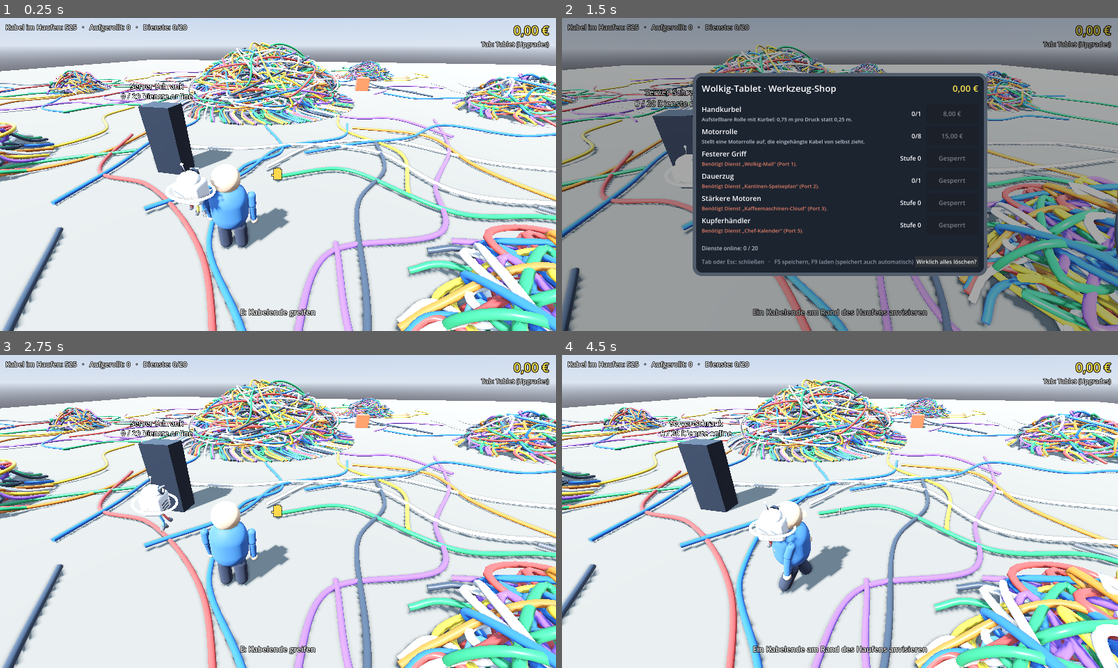
Above: before the commit, frames 1-4 (two rows, left to right).
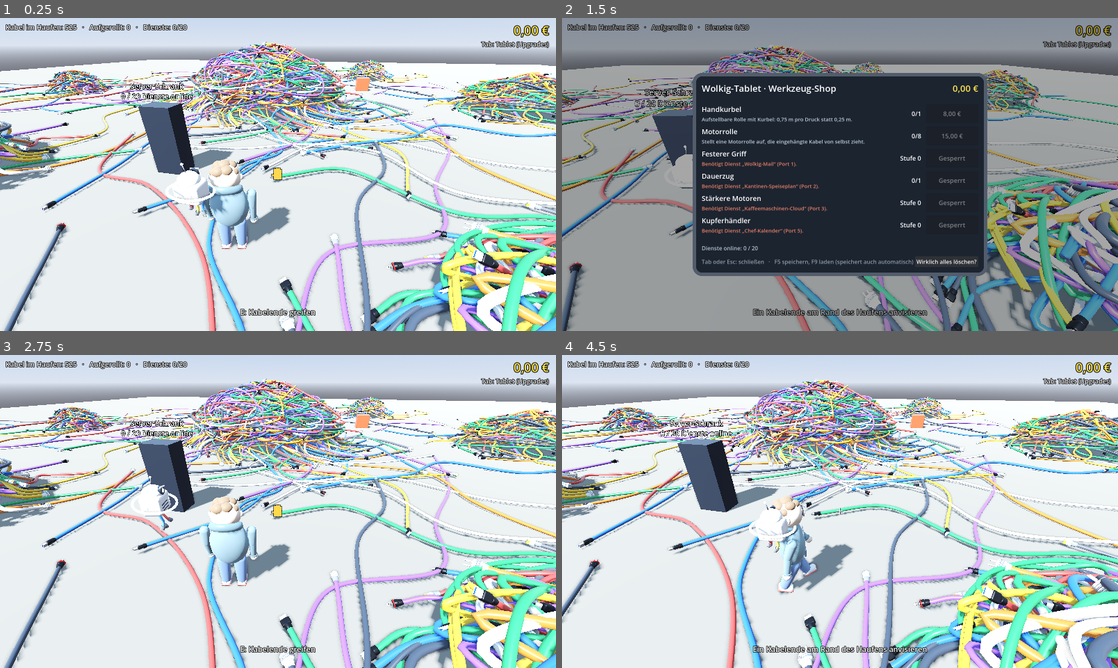
Above: after the commit, the same moments.

Repository: Julszify/Wire-We-Here
Game: Godot game, scene res://scenes/world.tscn
The game is run twice, just before and just after one commit, with the same random seed, the same clock (stepped at 60 frames per second) and the same inputs.
Inputs (mouse positions are in pixels of both pictures, inside the frame that each line leads up to):
- Up to frame 1 (0.25 s): no input
- Up to frame 2 (1.5 s): tap Enter at 0.5 s; move the mouse to (867, 174) at 0.52 s; hold W (move_forward) 0.53-1.25 s; hold Tab (tablet) 0.53-1.25 s; click "Neues Spiel" at 1.25 s
- Up to frame 3 (2.75 s): click "Wirklich alles löschen?" at 2 s
- Up to frame 4 (4.5 s): move the mouse to (812, 511) at 2.77 s; hold W (move_forward) 2.78-3.5 s; tap N (decline) at 2.85 s; tap Tab (tablet) at 3.05 s; click "Neues Spiel" at 3.5 s; tap Space (pull) at 4.25 s; move the mouse to (895, 442) at 4.27 s; hold D (move_right) from 4.28 s (still down); hold E (interact) from 4.28 s (still down)

The runs differ from the first frame. In frame 1, 27% of the frame differs, in the area x 0-100%, y 7-100%; in frame 2, 16%; in frame 3, 27%; in frame 4, 28%.

Commit message:
Hoodie-Figur, Kabelstecker und neue Haufen-Form
- Spielfigur aus Blender (Hoodie-Admin): sieben Teile mit Ursprung im Gelenk, player.gd hängt sie an die Gelenk-Nodes
- Fünf Steckertypen (Blender, Vertex-Farben) an beiden Kabelenden, als zweite Fläche im Kabel-Mesh; Kabeldicke je Steckertyp
- Haufen mit welligem Rand, geschwungenen Ausläufern und Kabeln nahe der Hügeloberfläche; Röhren mit 10 Seiten
- CLAUDE.md: Abschnitt Modelle aus Blender

Co-Authored-By: Claude Opus 5.5 <noreply@anthropic.com>

Diff:
--- a/data/balancing.json
+++ b/data/balancing.json
@@ -4,7 +4,8 @@
 		"length_min_m": 15.0,
 		"length_max_m": 30.0,
 		"radius_m": 0.055,
-		"tube_sides": 8,
+		"_kommentar_radius": "radius_m = dickstes Kabel; jedes Kabel bekommt den Radius seines Steckertyps (plugs)",
+		"tube_sides": 10,
 		"path_samples": 180,
 		"control_points_min": 7,
 		"control_points_max": 10,
@@ -22,7 +23,15 @@
 			"#e07b2a",
 			"#3b4350"
 		],
-		"coil_visual_max_m": 18.0
+		"coil_visual_max_m": 18.0,
+		"_kommentar_plugs": "Steckertypen an beiden Kabelenden (Modelle: assets/models/cable/plugs.glb, aus tools/blender/plug_designs.py). weight = relative Häufigkeit",
+		"plugs": [
+			{ "id": "power", "radius_m": 0.055, "weight": 2 },
+			{ "id": "hdmi", "radius_m": 0.047, "weight": 2 },
+			{ "id": "network", "radius_m": 0.044, "weight": 3 },
+			{ "id": "usb", "radius_m": 0.041, "weight": 3 },
+			{ "id": "jack", "radius_m": 0.038, "weight": 1 }
+		]
 	},
 	"heap": {
 		"radius_m": 2.5,
@@ -30,7 +39,12 @@
 		"min_height_m": 0.1,
 		"base_height_m": 0.25,
 		"peak_extra_height_m": 1.7,
-		"end_height_m": 0.12
+		"end_height_m": 0.12,
+		"rim_wobble": 0.22,
+		"tail_chance": 0.16,
+		"tail_reach": 1.6,
+		"surface_min_fraction": 0.5,
+		"_kommentar": "rim_wobble: Stärke der Wellen am Haufenrand; tail_chance/tail_reach: Anteil und Reichweite der Ausläufer über den Boden; surface_min_fraction: Kabel liegen zwischen diesem Anteil der Hügelhöhe und der Oberfläche"
 	},
 	"economy": {
 		"money_per_meter": 0.5,
--- a/scripts/cable/cable_data.gd
+++ b/scripts/cable/cable_data.gd
@@ -16,6 +16,8 @@
 ## Positionen der Knoten in gezogenen Metern, aufsteigend
 var knots_m: PackedFloat32Array = PackedFloat32Array()
 var color_index: int = 0
+## Index in Balancing.cable.plugs (-1 = ohne Stecker)
+var plug_index: int = -1
 ## Wichtiges Kabel: gehört an diesen Port im Server-Schrank (-1 = gewöhnliches Kabel)
 var port_id: int = -1
 ## Sichtbare Bahn im Haufen (abgeleitet, wird nicht gespeichert)
@@ -60,7 +62,38 @@
 	d.knots_m = PackedFloat32Array(knots)
 
 	d.color_index = rng.randi_range(0, (c["palette"] as Array).size() - 1)
+	d.plug_index = _pick_plug(cable_seed)
 	return d
+
+
+## Steckertyp aus einem eigenen Zufallsstrom, damit die übrigen Zufallswerte unverändert bleiben.
+static func _pick_plug(cable_seed: int) -> int:
+	var plugs: Array = Balancing.cable.get("plugs", [])
+	if plugs.is_empty():
+		return -1
+	var rng := RandomNumberGenerator.new()
+	rng.seed = hash([cable_seed, "plug"])
+	var total := 0.0
+	for p: Dictionary in plugs:
+		total += float(p.get("weight", 1.0))
+	var x := rng.randf() * total
+	for i in plugs.size():
+		x -= float(plugs[i].get("weight", 1.0))
+		if x <= 0.0:
+			return i
+	return plugs.size() - 1
+
+
+## Steckertyp an beiden Enden (z. B. "usb"), leer wenn keine Stecker definiert sind
+func plug_id() -> String:
+	return String(Balancing.cable["plugs"][plug_index]["id"]) if plug_index >= 0 else ""
+
+
+## Dicke dieses Kabels (hängt vom Steckertyp ab)
+func radius() -> float:
+	if plug_index >= 0:
+		return float(Balancing.cable["plugs"][plug_index]["radius_m"])
+	return float(Balancing.cable["radius_m"])
 
 
 func is_important() -> bool:
--- a/scripts/cable/cable_path.gd
+++ b/scripts/cable/cable_path.gd
@@ -12,6 +12,8 @@
 
 ## Erzeugt eine zufällige Haufen-Bahn um `center`. Verbraucht Zufallszahlen aus `rng`.
 ## `radius` und `peak` (zusätzliche Höhe in der Mitte) bestimmen die Größe des Haufens.
+## Der Rand ist pro Haufen unregelmäßig (Wellen aus der Lage abgeleitet), manche Enden laufen als
+## Ausläufer über den Boden, und die Kabel liegen eher nahe der Hügeloberfläche als quer im Inneren.
 static func generate_heap_path(rng: RandomNumberGenerator, center: Vector3, radius: float = -1.0, peak: float = -1.0) -> CablePath:
 	var h: Dictionary = Balancing.heap
 	var c: Dictionary = Balancing.cable
@@ -19,21 +21,39 @@
 		radius = h["radius_m"]
 	if peak <= 0.0:
 		peak = h["peak_extra_height_m"]
-	var inner: float = radius * float(h["inner_fraction"])
+	var inner_frac: float = h["inner_fraction"]
+	var phases := _rim_phases(center)
+	var end_y: float = h["end_height_m"]
 
-	# Startpunkt am Rand des Haufens, damit das Ende gut erreichbar ist
+	# Startpunkt am (welligen) Rand; manchmal als Ausläufer weiter draußen auf dem Boden
 	var a0 := rng.randf() * TAU
+	var rim := radius * _rim_factor(a0, phases)
+	var start_r := rim * rng.randf_range(0.88, 1.08)
+	var is_tail := rng.randf() < float(h.get("tail_chance", 0.0))
+	if is_tail:
+		start_r = rim * rng.randf_range(1.15, float(h.get("tail_reach", 1.5)))
 	var ctrl := PackedVector3Array()
-	ctrl.append(center + Vector3(radius * cos(a0), h["end_height_m"], radius * sin(a0)))
-	ctrl.append(center + Vector3(inner * cos(a0 + 0.15), 0.35, inner * sin(a0 + 0.15)))
+	ctrl.append(center + Vector3(start_r * cos(a0), end_y, start_r * sin(a0)))
+	if is_tail:
+		# Ausläufer schlängelt sich seitlich zum Haufen zurück statt gerade nach innen
+		var bend := rng.randf_range(0.25, 0.6) * (1.0 if rng.randf() < 0.5 else -1.0)
+		var mid_r := (start_r + rim) * 0.5
+		var am := a0 + bend * 0.6 + rng.randf_range(-0.1, 0.1)
+		ctrl.append(center + Vector3(mid_r * cos(am), end_y, mid_r * sin(am)))
+		var a1 := a0 + bend
+		ctrl.append(center + Vector3(rim * 1.02 * cos(a1), end_y, rim * 1.02 * sin(a1)))
+	var r1 := rim * inner_frac
+	ctrl.append(center + Vector3(r1 * cos(a0 + 0.15), 0.35, r1 * sin(a0 + 0.15)))
 
-	# Weitere Stützpunkte im Haufen; in der Mitte höher als am Rand (Hügelform)
+	# Weitere Stützpunkte im Haufen, meist knapp unter der Hügeloberfläche
+	var surface_min: float = h.get("surface_min_fraction", 0.0)
 	var count := rng.randi_range(int(c["control_points_min"]), int(c["control_points_max"]))
 	for i in count:
-		var r := sqrt(rng.randf()) * inner
 		var t := rng.randf() * TAU
-		var height_max: float = h["base_height_m"] + peak * (1.0 - pow(r / radius, 2.0))
-		var y: float = h["min_height_m"] + rng.randf() * height_max
+		var local_rim := radius * _rim_factor(t, phases)
+		var r := sqrt(rng.randf()) * local_rim * inner_frac
+		var surface := float(h["base_height_m"]) + peak * pow(maxf(0.0, 1.0 - pow(r / local_rim, 2.0)), 0.8)
+		var y: float = h["min_height_m"] + surface * rng.randf_range(surface_min, 1.0)
 		ctrl.append(center + Vector3(r * cos(t), y, r * sin(t)))
 
 	var dense := catmull_rom_centripetal(ctrl, 24)
@@ -41,6 +61,20 @@
 	path.points = resample_even(dense, int(c["path_samples"]))
 	path.length = polyline_length(path.points)
 	return path
+
+
+## Radius-Faktor des welligen Haufenrands in Richtung `angle` (1 = Nennradius)
+static func _rim_factor(angle: float, phases: Vector3) -> float:
+	var w: float = Balancing.heap.get("rim_wobble", 0.0)
+	return 1.0 + w * (0.6 * sin(2.0 * angle + phases.x) + 0.3 * sin(3.0 * angle + phases.y)
+		+ 0.2 * sin(5.0 * angle + phases.z))
+
+
+## Wellen-Phasen eines Haufens, aus seiner Lage abgeleitet (gleich für alle seine Kabel)
+static func _rim_phases(center: Vector3) -> Vector3:
+	var rng := RandomNumberGenerator.new()
+	rng.seed = hash([snappedf(center.x, 0.01), snappedf(center.z, 0.01), "rim"])
+	return Vector3(rng.randf() * TAU, rng.randf() * TAU, rng.randf() * TAU)
 
 
 ## Einzelnes Kabel, das quer über den Boden läuft (Zufallsweg mit leichten Kurven).
--- a/scripts/cable/cable_view.gd
+++ b/scripts/cable/cable_view.gd
@@ -5,7 +5,10 @@
 var data: CableData
 var _mesh := ArrayMesh.new()
 var _mat: StandardMaterial3D
+var _plug_mat: StandardMaterial3D
 var _label: Label3D
+## Drehung der Stecker um die Kabelachse (aus dem Seed, damit nicht alle gleich liegen)
+var _plug_roll := 0.0
 
 
 func setup(cable: CableData) -> void:
@@ -31,7 +34,8 @@
 	else:
 		# Gewöhnliche Kabel teilen sich ein Material pro Farbe (viel schneller bei hunderten Kabeln)
 		_mat = _shared_material(cable.color_index, cable.color())
-	material_override = _mat
+	_plug_mat = PlugMeshes.material()
+	_plug_roll = float(posmod(cable.rng_seed, 628)) / 100.0
 	show_in_heap()
 
 
@@ -60,9 +64,12 @@
 	if _SHARED.values().has(_mat):
 		# Geteiltes Material nicht für alle Kabel ausblenden: vorher kopieren
 		_mat = _mat.duplicate()
-		material_override = _mat
-	_mat.transparency = BaseMaterial3D.TRANSPARENCY_ALPHA if alpha < 1.0 else BaseMaterial3D.TRANSPARENCY_DISABLED
-	_mat.albedo_color.a = alpha
+	if _plug_mat == PlugMeshes.material():
+		_plug_mat = _plug_mat.duplicate()
+	for m in [_mat, _plug_mat]:
+		m.transparency = BaseMaterial3D.TRANSPARENCY_ALPHA if alpha < 1.0 else BaseMaterial3D.TRANSPARENCY_DISABLED
+		m.albedo_color.a = alpha
+	_apply_materials()
 
 
 static var _SHARED: Dictionary = {}  # Farbindex -> StandardMaterial3D
@@ -85,5 +92,14 @@
 
 
 func _build(pts: PackedVector3Array) -> void:
-	var c: Dictionary = Balancing.cable
-	TubeMesh.build(pts, c["radius_m"], int(c["tube_sides"]), _mesh)
+	TubeMesh.build(pts, data.radius(), int(Balancing.cable["tube_sides"]), _mesh)
+	PlugMeshes.add_to_mesh(_mesh, data.plug_id(), pts, _plug_roll)
+	_apply_materials()
+
+
+## Fläche 0 = Kabel, Fläche 1 = Stecker (wird bei jedem Neubau gesetzt, weil das Mesh neu entsteht)
+func _apply_materials() -> void:
+	if _mesh.get_surface_count() > 0:
+		_mesh.surface_set_material(0, _mat)
+	if _mesh.get_surface_count() > 1:
+		_mesh.surface_set_material(1, _plug_mat)
--- /dev/null
+++ b/scripts/cable/plug_meshes.gd
@@ -0,0 +1,98 @@
+class_name PlugMeshes
+extends RefCounted
+## Stecker-Geometrie für die Kabelenden (aus assets/models/cable/plugs.glb, erzeugt mit
+## tools/blender/plug_designs.py). Die Stecker werden nicht als eigene Nodes gesetzt, sondern als
+## zweite Fläche in das Kabel-Mesh geschrieben: so kosten 1000 Stecker keine 1000 Draw Calls.
+## Im Modell liegt der Ursprung am Kabelende, der Stecker zeigt nach -Z. Farben = Vertex-Farben.
+
+const MODEL_PATH := "res://assets/models/cable/plugs.glb"
+
+static var _arrays: Dictionary = {}  # Steckertyp -> [Vertices, Normalen, Farben, Indizes]
+static var _loaded := false
+static var _material: StandardMaterial3D
+
+
+static func has_plug(plug_id: String) -> bool:
+	_load()
+	return _arrays.has(plug_id)
+
+
+## Gemeinsames Material aller Stecker (Farbe aus den Vertex-Farben)
+static func material() -> StandardMaterial3D:
+	if _material == null:
+		_material = StandardMaterial3D.new()
+		_material.vertex_color_use_as_albedo = true
+		_material.roughness = 0.3
+		_material.metallic = 0.1
+		_material.clearcoat_enabled = true
+		_material.clearcoat = 0.4
+	return _material
+
+
+## Hängt eine Fläche mit zwei Steckern an `mesh`: einen an jedem Ende von `pts`.
+## Gibt den Index der neuen Fläche zurück (-1, wenn es diesen Steckertyp nicht gibt).
+static func add_to_mesh(mesh: ArrayMesh, plug_id: String, pts: PackedVector3Array, roll: float) -> int:
+	_load()
+	var n := pts.size()
+	if n < 2 or not _arrays.has(plug_id):
+		return -1
+	var src: Array = _arrays[plug_id]
+	var verts := PackedVector3Array()
+	var normals := PackedVector3Array()
+	var colors := PackedColorArray()
+	var indices := PackedInt32Array()
+	_append(src, _end_transform(pts[0], pts[0] - pts[1], roll), verts, normals, colors, indices)
+	_append(src, _end_transform(pts[n - 1], pts[n - 1] - pts[n - 2], roll + 1.3), verts, normals, colors, indices)
+	var arrays := []
+	arrays.resize(Mesh.ARRAY_MAX)
+	arrays[Mesh.ARRAY_VERTEX] = verts
+	arrays[Mesh.ARRAY_NORMAL] = normals
+	arrays[Mesh.ARRAY_COLOR] = colors
+	arrays[Mesh.ARRAY_INDEX] = indices
+	mesh.add_surface_from_arrays(Mesh.PRIMITIVE_TRIANGLES, arrays)
+	return mesh.get_surface_count() - 1
+
+
+## Lage eines Steckers: Ursprung am Kabelende, -Z zeigt vom Kabel weg, um die Achse gedreht.
+static func _end_transform(pos: Vector3, outward: Vector3, roll: float) -> Transform3D:
+	if outward.length_squared() < 1e-10:
+		outward = Vector3.FORWARD
+	outward = outward.normalized()
+	var up := Vector3.UP if absf(outward.dot(Vector3.UP)) < 0.95 else Vector3.RIGHT
+	var basis := Basis.looking_at(outward, up).rotated(outward, roll)
+	return Transform3D(basis, pos)
+
+
+static func _append(src: Array, xf: Transform3D, verts: PackedVector3Array, normals: PackedVector3Array,
+		colors: PackedColorArray, indices: PackedInt32Array) -> void:
+	var offset := verts.size()
+	var sv: PackedVector3Array = src[0]
+	var sn: PackedVector3Array = src[1]
+	for i in sv.size():
+		verts.append(xf * sv[i])
+		normals.append(xf.basis * sn[i])
+	colors.append_array(src[2])
+	for idx in (src[3] as PackedInt32Array):
+		indices.append(idx + offset)
+
+
+static func _load() -> void:
+	if _loaded:
+		return
+	_loaded = true
+	if not ResourceLoader.exists(MODEL_PATH):
+		return
+	var scene := load(MODEL_PATH) as PackedScene
+	if scene == null:
+		return
+	var root := scene.instantiate()
+	for node in root.find_children("plug_*", "MeshInstance3D", true, false):
+		var mi := node as MeshInstance3D
+		var a := mi.mesh.surface_get_arrays(0)
+		var colors: PackedColorArray = a[Mesh.ARRAY_COLOR] if a[Mesh.ARRAY_COLOR] != null else PackedColorArray()
+		if colors.is_empty():
+			colors.resize((a[Mesh.ARRAY_VERTEX] as PackedVector3Array).size())
+			colors.fill(Color(0.2, 0.2, 0.22))
+		_arrays[String(mi.name).trim_prefix("plug_")] = [a[Mesh.ARRAY_VERTEX], a[Mesh.ARRAY_NORMAL], colors,
+			a[Mesh.ARRAY_INDEX]]
+	root.free()
--- a/scripts/player/player.gd
+++ b/scripts/player/player.gd
@@ -36,6 +36,21 @@
 var auto_pull_rate := 0.0
 var _auto_pull_t := 0.0
 
+## Modell der Figur aus Blender (tools/blender/player_designs.py). Es besteht aus Einzelteilen,
+## deren Ursprung im Gelenk liegt; jedes Teil wird an den passenden Gelenk-Node gehängt.
+## Fehlt die Datei, bleiben die Grundformen aus player.tscn sichtbar.
+const MODEL_PATH := "res://assets/models/player/player_hoodie.glb"
+## Teil im Modell -> [Gelenk-Node, Grundformen, die es ersetzt]
+const MODEL_PARTS := {
+	"Body": ["Body", ["Body/Torso", "Body/Head"]],
+	"LegL": ["Body/LegL", ["Body/LegL/Mesh"]],
+	"LegR": ["Body/LegR", ["Body/LegR/Mesh"]],
+	"UpperArmL": ["Body/UpperArmL", ["Body/UpperArmL/Mesh"]],
+	"UpperArmR": ["Body/ArmR", ["Body/ArmR/Mesh"]],
+	"ForearmL": ["Body/UpperArmL/WrapArm", ["Body/UpperArmL/WrapArm/Forearm", "Body/UpperArmL/WrapArm/Hand"]],
+	"ForearmR": ["Body/ArmR/ForearmR", ["Body/ArmR/ForearmR/Mesh", "Body/ArmR/ForearmR/Hand"]],
+}
+
 var _gravity: float = ProjectSettings.get_setting("physics/3d/default_gravity")
 var _arm_tween: Tween
 var _walk_phase := 0.0
@@ -43,6 +58,7 @@
 
 func _ready() -> void:
 	_spring.add_excluded_object(get_rid())
+	_apply_model()
 	_update_arm_pose()
 	Input.mouse_mode = Input.MOUSE_MODE_CAPTURED
 
@@ -179,6 +195,32 @@
 	_arm_l.rotation.x = lerpf(_arm_l.rotation.x, left, k)
 
 
+func _apply_model() -> void:
+	if not ResourceLoader.exists(MODEL_PATH):
+		return
+	var scene := load(MODEL_PATH) as PackedScene
+	if scene == null:
+		return
+	var model := scene.instantiate()
+	for part_name: String in MODEL_PARTS:
+		var part := model.find_child(part_name, true, false) as Node3D
+		var entry: Array = MODEL_PARTS[part_name]
+		var joint := get_node_or_null(String(entry[0])) as Node3D
+		if part == null or joint == null:
+			push_warning("Figur-Modell: Teil %s fehlt" % part_name)
+			continue
+		part.owner = null
+		part.get_parent().remove_child(part)
+		joint.add_child(part)
+		# Im Modell liegt der Ursprung im Gelenk; Drehung der Vorschau-Pose verwerfen
+		part.transform = Transform3D.IDENTITY
+		for old_path: String in entry[1]:
+			var old := get_node_or_null(old_path) as Node3D
+			if old:
+				old.visible = false
+	model.free()
+
+
 func _update_arm_pose() -> void:
 	if _arm == null:
 		return
Binary file added: assets/models/cable/plugs.glb
Not shown, added: assets/models/cable/plugs.glb.import
Binary file added: assets/models/cable/plugs_preview.png
Not shown, added: assets/models/cable/plugs_preview.png.import
Binary file added: assets/models/player/player_hoodie.glb
Not shown, added: assets/models/player/player_hoodie.glb.import
Binary file added: assets/models/player/proposals/figur_hemd.glb
Not shown, added: assets/models/player/proposals/figur_hemd.glb.import
Binary file added: assets/models/player/proposals/figur_hemd.png
Not shown, added: assets/models/player/proposals/figur_hemd.png.import
Binary file added: assets/models/player/proposals/figur_hoodie.png
Not shown, added: assets/models/player/proposals/figur_hoodie.png.import
(and 10 more such lines)
